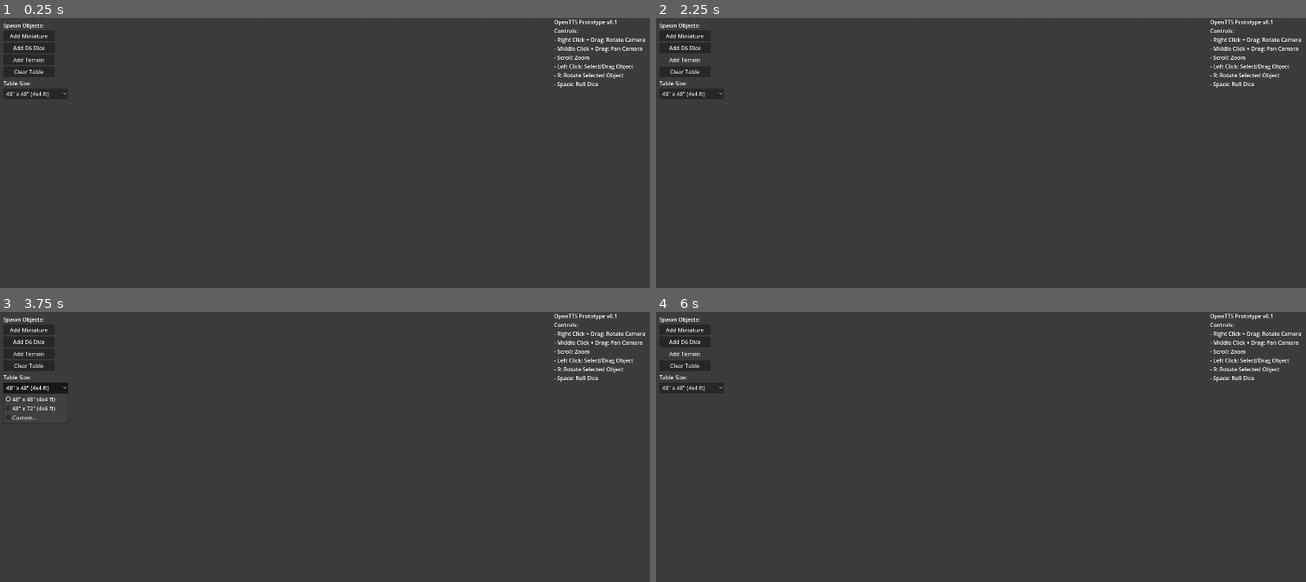
Above: before the commit, frames 1-4 (two rows, left to right).
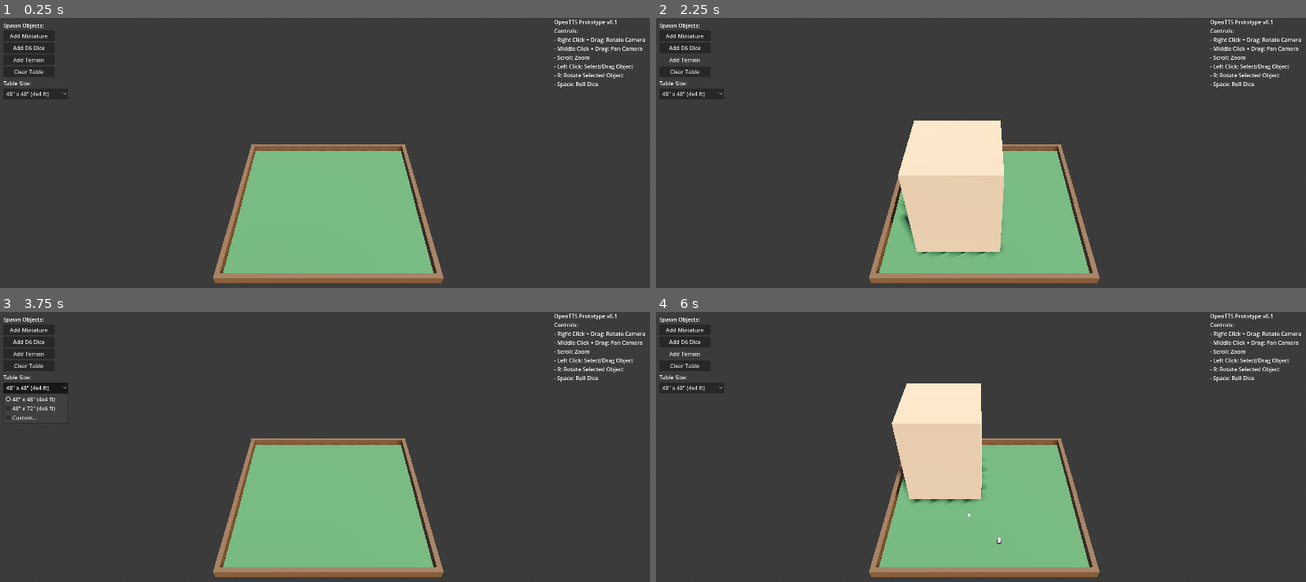
Above: after the commit, the same moments.

Repository: DutchMaxwell/Niemandsland
Game: Godot game, scene res://scenes/main.tscn
The game is run twice, just before and just after one commit, with the same random seed, the same clock (stepped at 60 frames per second) and the same inputs.
Inputs:
- Up to frame 1 (0.25 s): no input
- Up to frame 2 (2.25 s): click "Add Miniature" at 0.5 s; click "Add D6 Dice" at 1.25 s; click "Add Terrain" at 2 s
- Up to frame 3 (3.75 s): click "Clear Table" at 2.75 s; click "48' x 48' (4x4 ft)" at 3.5 s
- Up to frame 4 (6 s): click "Add Miniature" at 4.25 s; click "Add D6 Dice" at 5 s; click "Add Terrain" at 5.75 s

The runs differ from the first frame. In frame 1, 15% of the frame differs, in the area x 32-69%, y 46-99%; in frame 2, 16%; in frame 3, 15%; in frame 4, 18%, in the area x 32-69%, y 26-99%.
Error before the commit: Parse Error: Invalid operands "String" and "float" for "/" operator. (res://scripts/object_manager.gd:69)

Commit message:
Fix operator precedence in timestamp calculation

Diff:
--- a/scripts/object_manager.gd
+++ b/scripts/object_manager.gd
@@ -66,7 +66,7 @@
 func _log_dice_states() -> void:
 	var any_jittering = false
 	var log_lines: Array[String] = []
-	var timestamp = "%.2f" % Time.get_ticks_msec() / 1000.0
+	var timestamp = "%.2f" % (Time.get_ticks_msec() / 1000.0)
 
 	log_lines.append("\n[%s] Dice States:" % timestamp)
 
